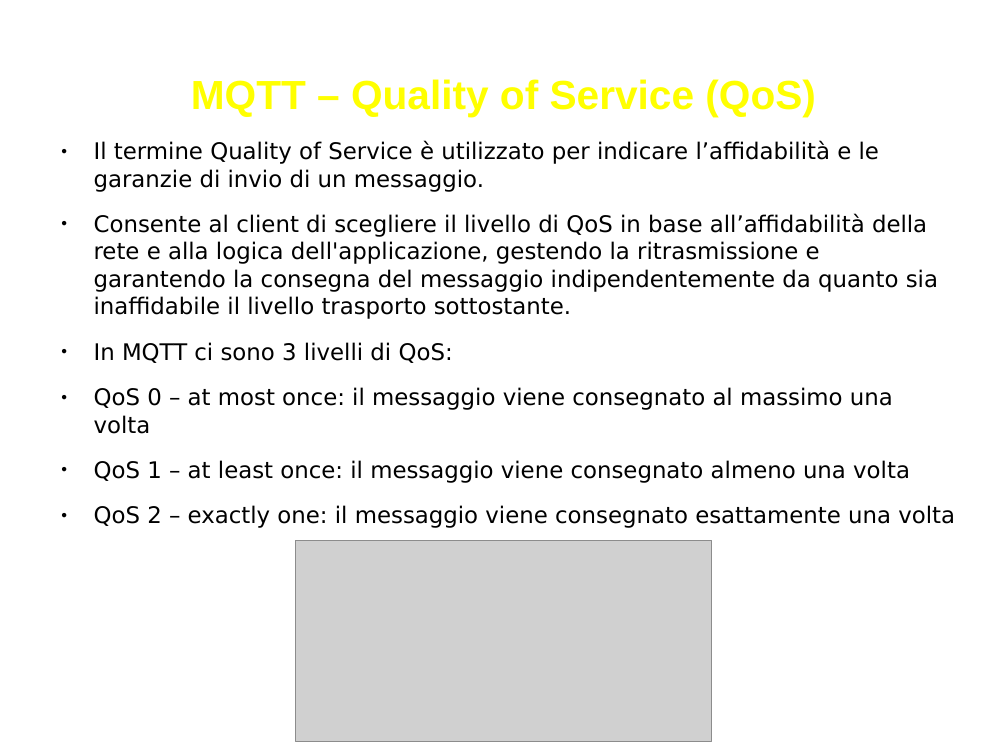
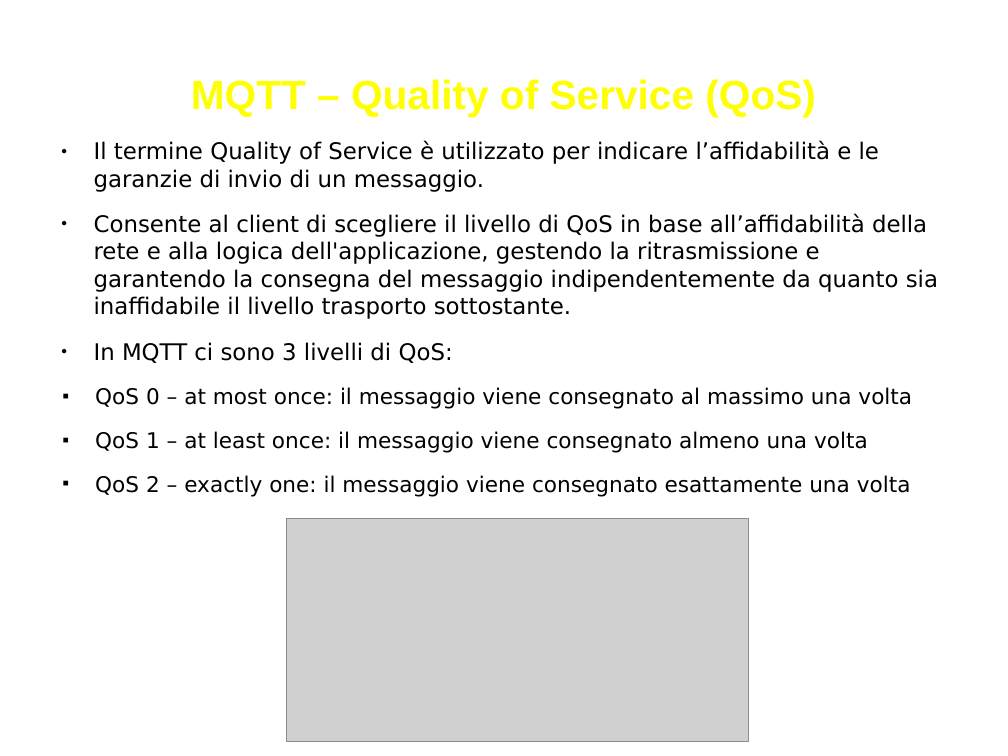
Before and after one commit to biagiom/QuakeSense, a slide deck: slide 29 of Presentazione_QuakeSense.odp. Drawn at 1008x756 pixels with LibreOffice and Linux fonts; fonts in the diff are those of the drawing; grey boxes stand for pictures. Boxes give left, top, right and bottom in pixels: in the first picture for what was removed or moved away, otherwise in the second. Text is boxed around its words. In the diff, an @@ line names an element or a change of style, - is before the commit and + after.

```diff
--- a/Presentazione_QuakeSense.odp
+++ b/Presentazione_QuakeSense.odp
@@ text at [95,387,912,497]: size 18 to 17 pt in "QoS 0 – at most once: il ...", "QoS 1 – at least once: il ...", "QoS 2 – exactly one: il messaggio ..."; bullet ● to ■ @@
@@ picture: place and size @@
-picture at [295,541,713,742]
+picture at [286,519,749,742]
```
Also in this commit, not shown: 10 other slides changed.
